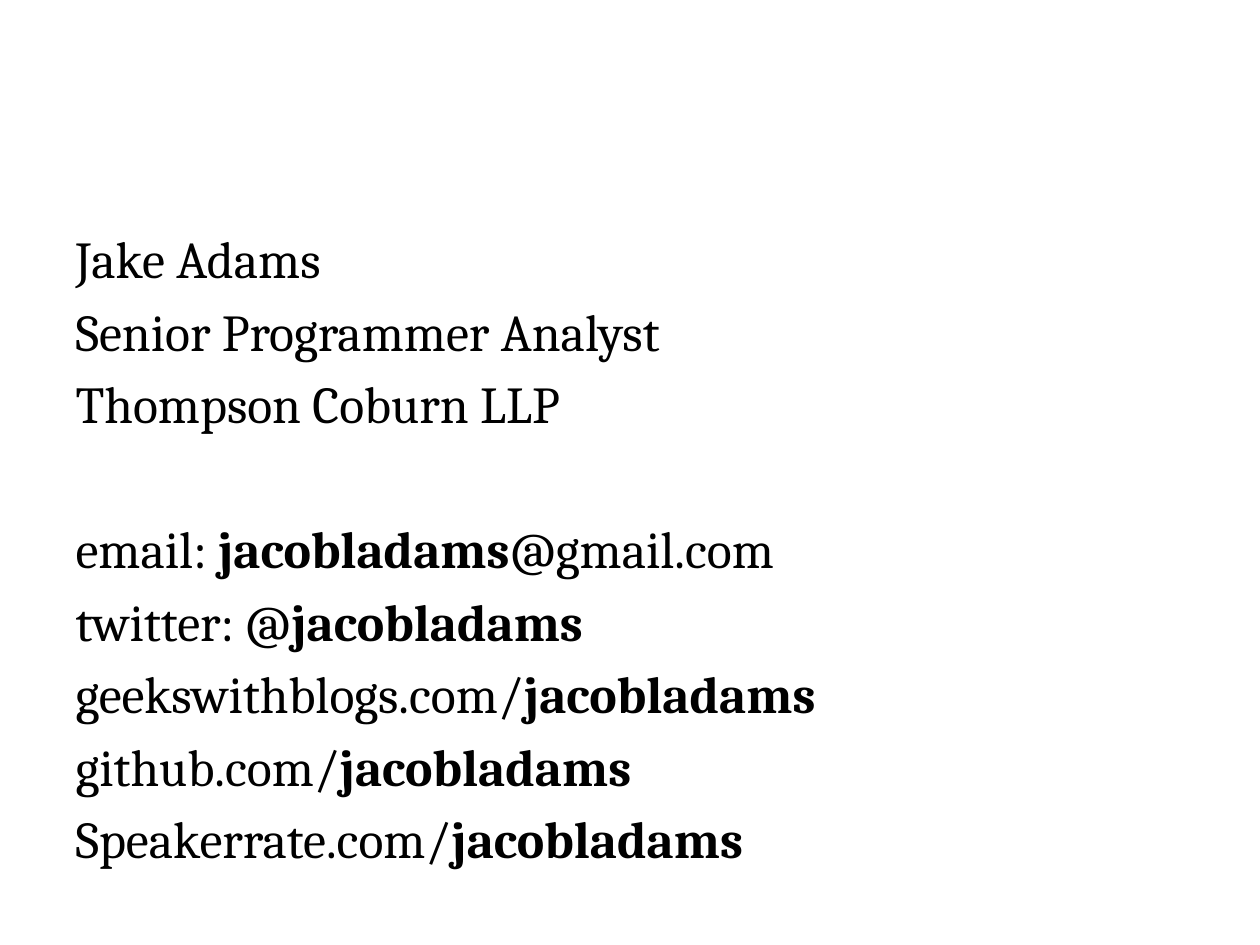
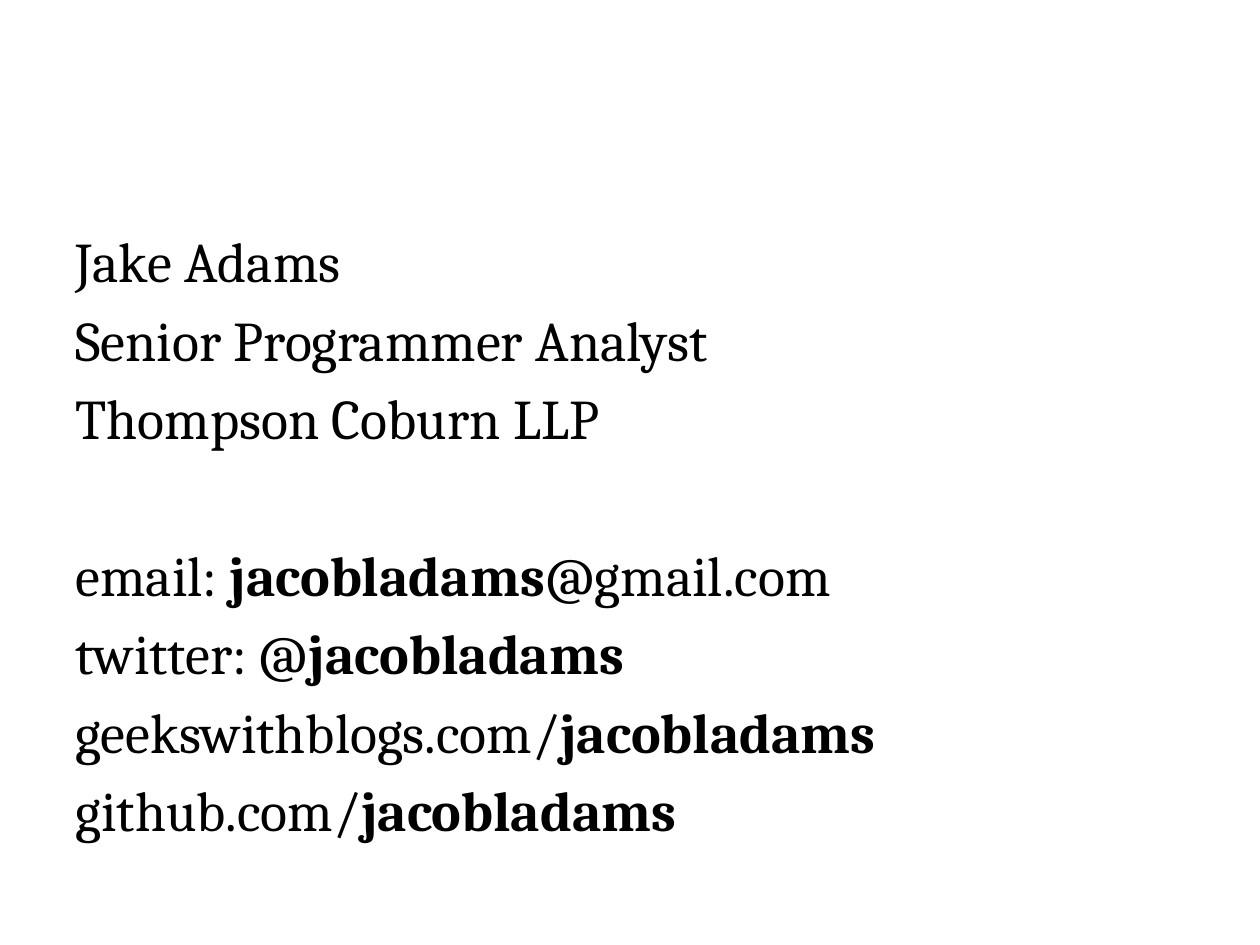
Before and after one commit to jacobladams/presentations, a slide deck: slide 3 of less-and-sass/Write LESS CSS and make it SASSier.pptx. Drawn at 1260x945 pixels with LibreOffice and Linux fonts; fonts in the diff are those of the drawing; background and template pictures are left out. Boxes give left, top, right and bottom in pixels: in the first picture for what was removed or moved away, otherwise in the second. Text is boxed around its words. In the diff, an @@ line names an element or a change of style, - is before the commit and + after.

```diff
--- a/less-and-sass/Write LESS CSS and make it SASSier.pptx
+++ b/less-and-sass/Write LESS CSS and make it SASSier.pptx
@@ text "Jake Adams" at bbox=[76, 243, 876, 844]: size 29.6 to 32 pt @@
@@ text at bbox=[76, 822, 743, 869]: paragraph removed @@
-Speakerrate.com/jacobladams
```
Also in this commit, not shown: 4 other slides changed, 4 slides added, 2 slides removed.
